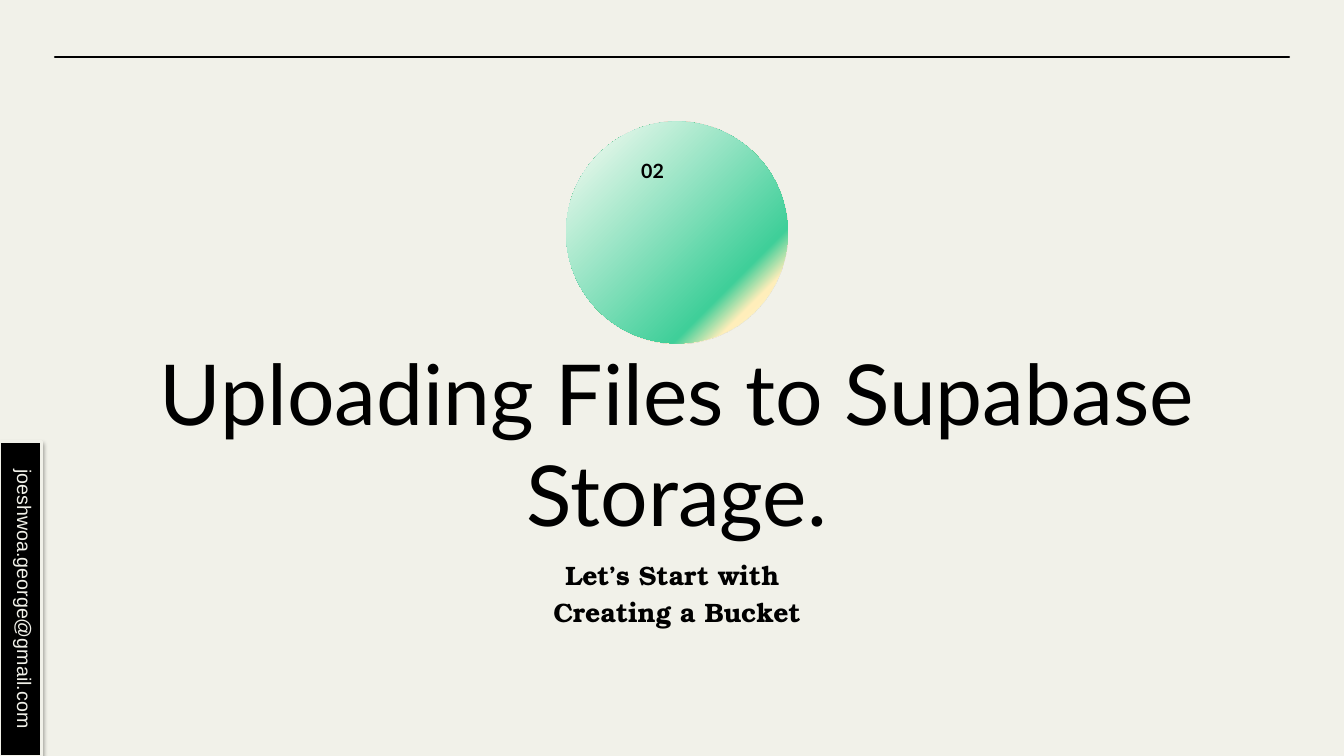
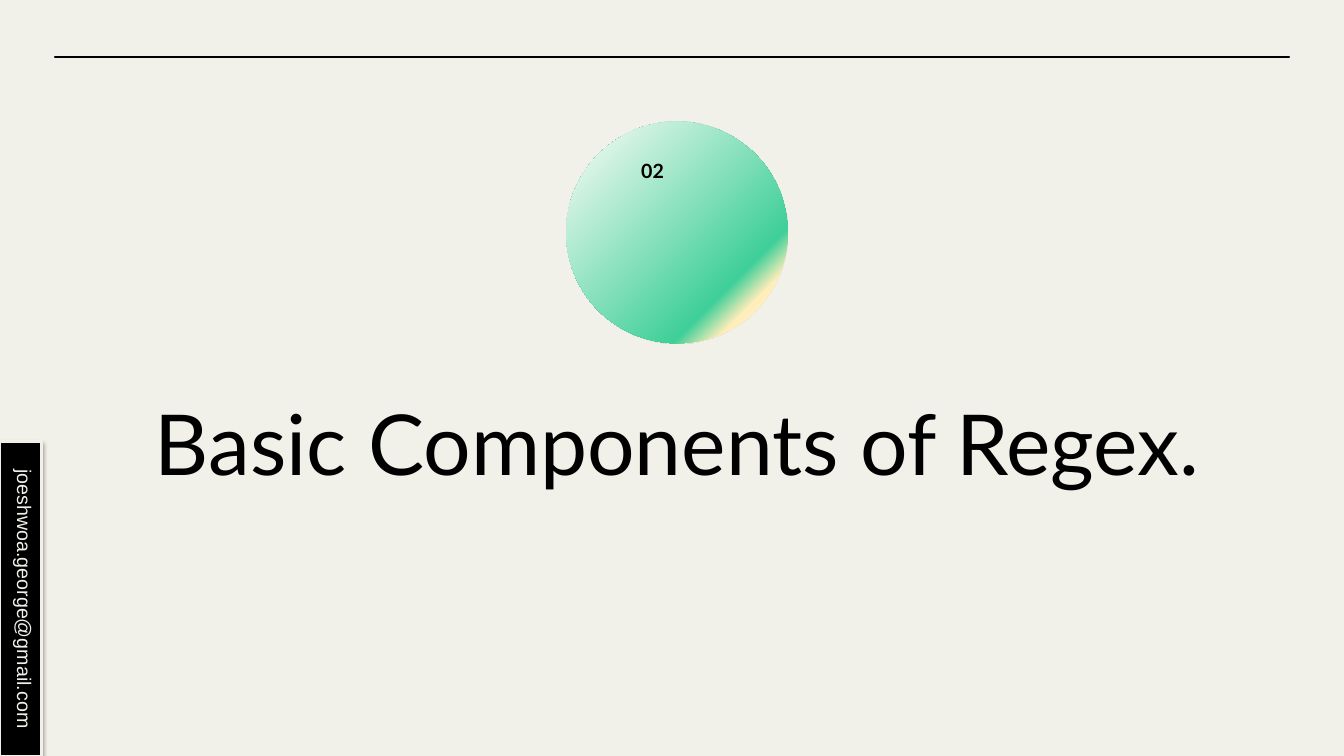
Before and after one commit to joeshwoa/Supabase_course_content, a slide deck: slide 9 of Mastering Supabase Session7.pptx (slide 10 before the commit). Drawn at 1344x756 pixels with LibreOffice and Linux fonts; fonts in the diff are those of the drawing. Boxes give left, top, right and bottom in pixels: in the first picture for what was removed or moved away, otherwise in the second. Text is boxed around its words. In the diff, an @@ line names an element or a change of style, - is before the commit and + after.

```diff
--- a/Mastering Supabase Session7.pptx
+++ b/Mastering Supabase Session7.pptx
@@ title at box(155, 413, 1199, 491): text changed @@
-Uploading Files to Supabase Storage.
+Basic Components of Regex.
@@ text removed at box(553, 564, 801, 629) @@
-Let’s Start with
-Creating a Bucket
```
Also in this commit, not shown: 11 other slides changed, 9 slides added, 13 slides removed, 12 other files.
